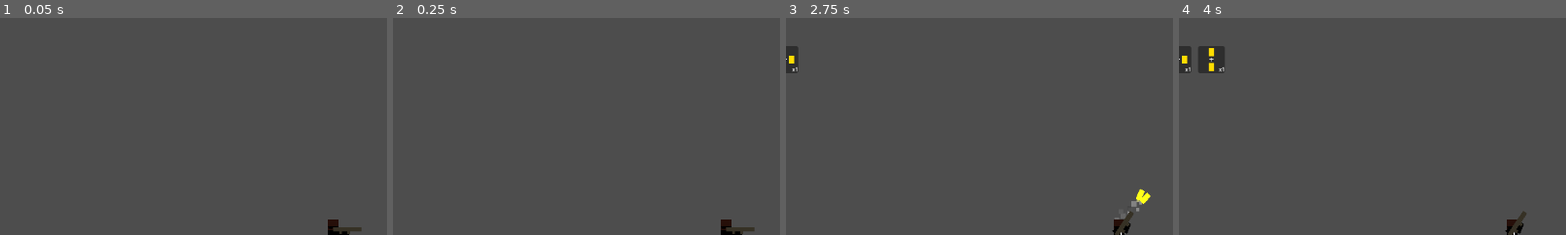
Above: before the commit, frames 1-4 (left to right).
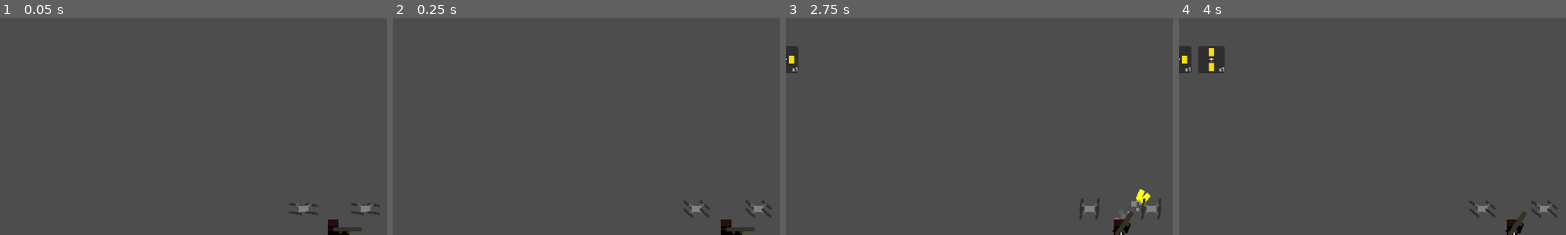
Above: after the commit, the same moments.

Repository: HarperNicholson/GAME-WHERE-YOU-RUN-AROUND-SHOOTING-PEOPLE
Game: Godot game, scene res://game.tscn
Two runs of this game, one before a commit and one after it. Both use one fixed random seed, a clock stepped at 60 frames per second and the inputs below. The engine's default icon, where the game draws it, is replaced by a stand-in: a white triangle on a blue panel in a dark square.
Inputs (mouse positions are % of the whole screen's width and height, from its top left):
- Up to frame 1 (0.05 s): no input
- Up to frame 2 (0.25 s): no input
- Up to frame 3 (2.75 s): click "give" at 0.5 s; click "AMOUNT_UP" at 1.25 s; click "add __ XP" at 2 s
- Up to frame 4 (4 s): click "Level Up" at 2.75 s; click (34, 66) at 3.5 s
The pictures show only the part of the screen within x 7-57%, y 0-50%; the shares and areas given below are measured in that part.

The runs differ from the first frame. In frame 1, 0.3% of the frame differs, in the area x 74-98%, y 85-92%; in frame 2, 0.3%; in frame 3, 0.4%, in the area x 75-97%, y 83-93%; in frame 4, 0.3%.

Commit message:
made drone scene with sprite

Diff:
--- /dev/null
+++ b/drone.gd
@@ -0,0 +1,21 @@
+extends Node2D
+
+@onready var rotors := [
+	$rotor,
+	$rotor2,
+	$rotor3,
+	$rotor4,
+]
+
+var rotor_rotation := 0.0
+@export var rotor_speed := 20.0
+
+func _physics_process(delta: float) -> void:
+	rotor_rotation = wrapf(
+		lerpf(rotor_rotation, rotor_rotation + rotor_speed, delta * 8.0),
+		-PI,
+		PI
+	)
+
+	for rotor in rotors:
+		rotor.rotation = rotor_rotation
--- /dev/null
+++ b/drone.tscn
@@ -0,0 +1,71 @@
+[gd_scene format=3 uid="uid://od7rjelqalet"]
+
+[ext_resource type="Script" uid="uid://bba5isy5nqbwh" path="res://drone.gd" id="1_d5du7"]
+
+[sub_resource type="CanvasTexture" id="CanvasTexture_d5du7"]
+
+[node name="Drone" type="Node2D" unique_id=1644812299]
+scale = Vector2(1.5, 1.5)
+script = ExtResource("1_d5du7")
+
+[node name="rotor4" type="Sprite2D" parent="." unique_id=1605452400]
+self_modulate = Color(0.18000475, 0.18000492, 0.18000486, 1)
+position = Vector2(-2.0231457, -0.90347844)
+rotation = 0.11413225
+scale = Vector2(0.59941363, -3.145242)
+texture = SubResource("CanvasTexture_d5du7")
+
+[node name="rotor3" type="Sprite2D" parent="." unique_id=1240262578]
+self_modulate = Color(0.18000475, 0.18000492, 0.18000486, 1)
+position = Vector2(1.9768543, -0.90347844)
+rotation = 0.11413225
+scale = Vector2(0.59941363, -3.145242)
+texture = SubResource("CanvasTexture_d5du7")
+
+[node name="Sprite2D2" type="Sprite2D" parent="." unique_id=1112979373]
+self_modulate = Color(0.36659405, 0.36659485, 0.36659452, 1)
+position = Vector2(-1.1938025, -0.65568745)
+rotation = 0.5235988
+scale = Vector2(1.6123953, 0.6886249)
+texture = SubResource("CanvasTexture_d5du7")
+
+[node name="Sprite2D3" type="Sprite2D" parent="." unique_id=1628409483]
+self_modulate = Color(0.36659405, 0.36659485, 0.36659452, 1)
+position = Vector2(-1.1938025, 0.84172374)
+rotation = -0.5235988
+scale = Vector2(1.6123953, 0.6886249)
+texture = SubResource("CanvasTexture_d5du7")
+
+[node name="Sprite2D4" type="Sprite2D" parent="." unique_id=323521150]
+self_modulate = Color(0.36659405, 0.36659485, 0.36659452, 1)
+position = Vector2(1.1732688, -0.65564877)
+rotation = -3.6651917
+scale = Vector2(1.6123953, 0.6886249)
+texture = SubResource("CanvasTexture_d5du7")
+
+[node name="Sprite2D5" type="Sprite2D" parent="." unique_id=1944700481]
+self_modulate = Color(0.36659405, 0.36659485, 0.36659452, 1)
+position = Vector2(1.1732688, 0.84241176)
+rotation = 3.6651917
+scale = Vector2(1.6123953, 0.6886249)
+texture = SubResource("CanvasTexture_d5du7")
+
+[node name="Sprite2D" type="Sprite2D" parent="." unique_id=57897304]
+self_modulate = Color(0.5053437, 0.50534415, 0.50534403, 1)
+position = Vector2(-0.023145676, 0.09652209)
+scale = Vector2(2.392829, 1.570294)
+texture = SubResource("CanvasTexture_d5du7")
+
+[node name="rotor" type="Sprite2D" parent="." unique_id=515955479]
+self_modulate = Color(0.18000475, 0.18000492, 0.18000486, 1)
+position = Vector2(1.9768543, 1.0965215)
+rotation = 0.11413225
+scale = Vector2(0.59941363, -3.145242)
+texture = SubResource("CanvasTexture_d5du7")
+
+[node name="rotor2" type="Sprite2D" parent="." unique_id=1924945609]
+self_modulate = Color(0.18000475, 0.18000492, 0.18000486, 1)
+position = Vector2(-2.0231457, 1.0965215)
+rotation = 0.11413225
+scale = Vector2(0.59941363, -3.145242)
+texture = SubResource("CanvasTexture_d5du7")
--- a/playable/agents/rocket_agent.tscn
+++ b/playable/agents/rocket_agent.tscn
@@ -4,6 +4,7 @@
 [ext_resource type="PackedScene" uid="uid://b8w5pgk0e78k0" path="res://player_camera_2d.tscn" id="2_u30r3"]
 [ext_resource type="PackedScene" uid="uid://ctnxymgw58y7u" path="res://civilian_body.tscn" id="3_4x7rj"]
 [ext_resource type="Script" uid="uid://diwjwmjc66ghv" path="res://player_controller.gd" id="4_te7xs"]
+[ext_resource type="PackedScene" uid="uid://od7rjelqalet" path="res://drone.tscn" id="6_4x7rj"]
 [ext_resource type="PackedScene" uid="uid://db8xc3vmn7lh8" path="res://playable/agents/survivors_ui.tscn" id="6_lgodf"]
 
 [sub_resource type="CanvasTexture" id="CanvasTexture_q2tsy"]
@@ -86,3 +87,9 @@
 show_percentage = false
 
 [node name="SurvivorsUI" parent="." unique_id=935884309 instance=ExtResource("6_lgodf")]
+
+[node name="Drone" parent="." unique_id=1644812299 instance=ExtResource("6_4x7rj")]
+position = Vector2(12, -10)
+
+[node name="Drone2" parent="." unique_id=701351658 instance=ExtResource("6_4x7rj")]
+position = Vector2(-11, -10)
Not shown, added: drone.gd.uid
